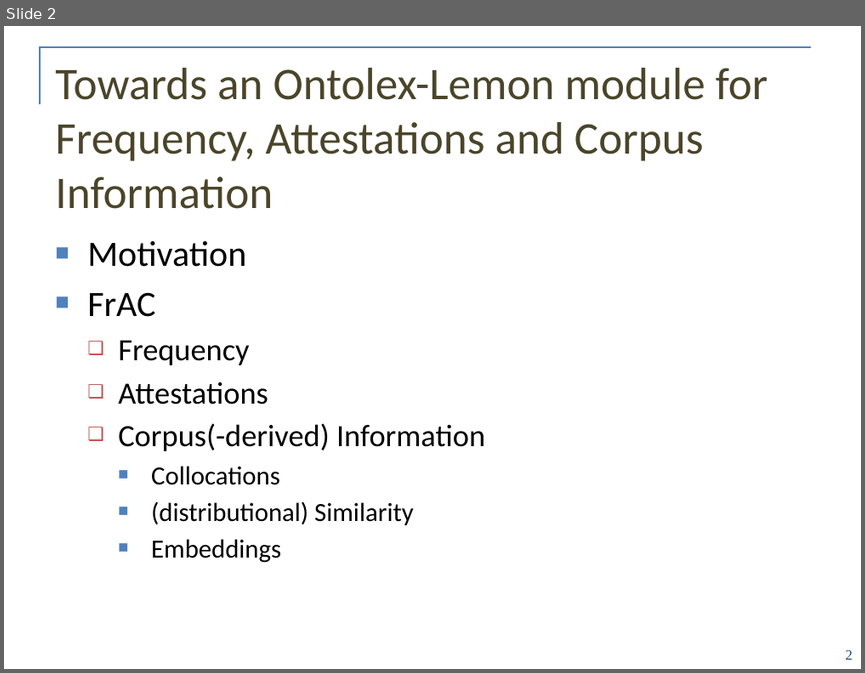
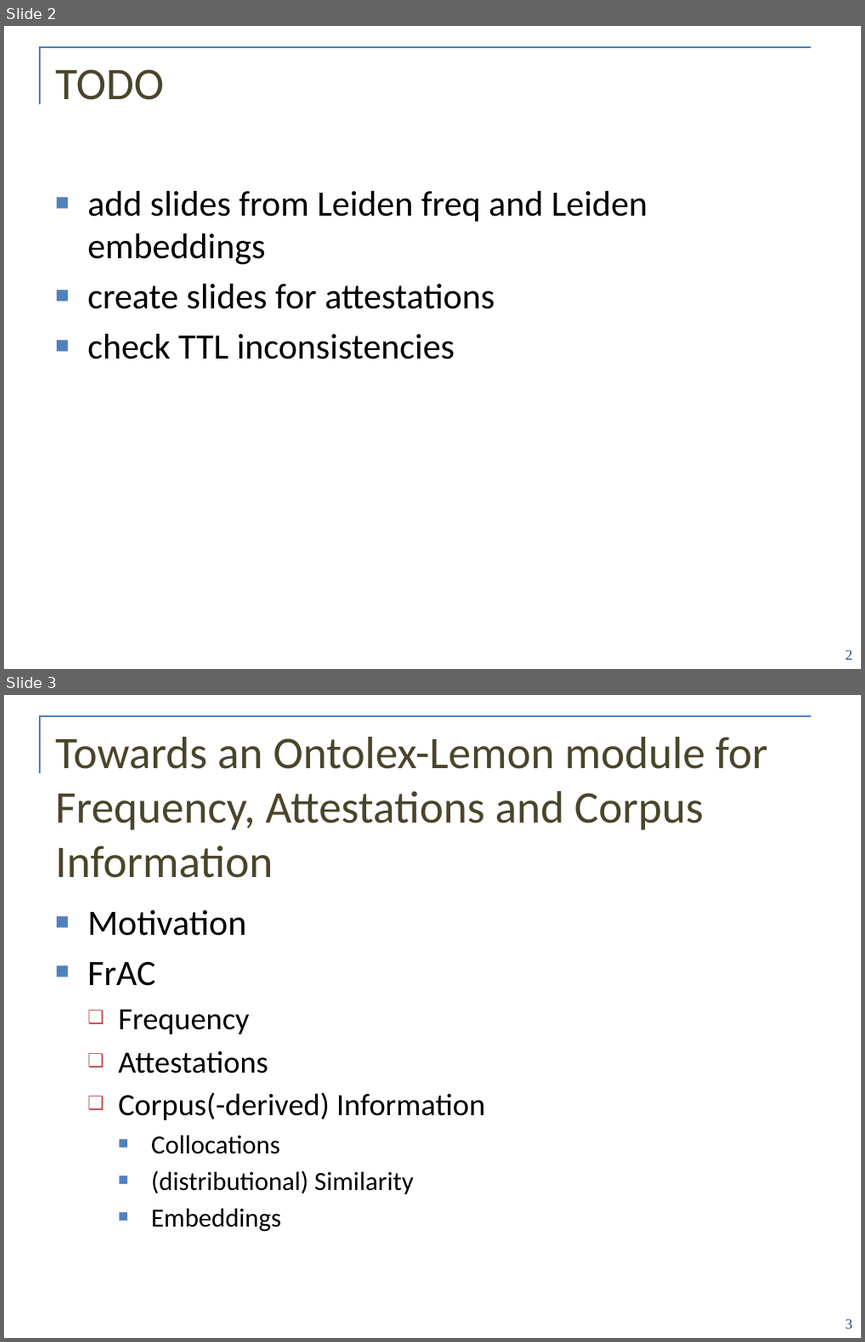
Before and after one commit to ontolex/frequency-attestation-corpus-information, a slide deck: doc/ontolex-f2f-leipzig-may2019.pptx. Shown one above the other, each under a label of ours: slide 2 before the commit, slides 2 and 3 after it. The pictures are 865x673 and 865x1342 pixels, drawn with LibreOffice and Linux fonts; fonts in the diff are those of the drawing; background and template pictures are left out. Boxes give left, top, right and bottom in pixels: in the first picture for what was removed or moved away, otherwise in the second. Text is boxed around its words. In the diff, an @@ line names an element or a change of style, - is before the commit and + after.

```diff
--- a/doc/ontolex-f2f-leipzig-may2019.pptx
+++ b/doc/ontolex-f2f-leipzig-may2019.pptx
@@ slide 2 added at bbox=[4, 26, 861, 669], background #FFFFFF; not listed: 2 template elements that a slide beside it also shows @@
@@ title added at bbox=[55, 69, 164, 100], 38 pt, text #4A452A @@
+TODO
@@ text added at bbox=[87, 191, 647, 359], 30 pt, text #000000 @@
+■ add slides from Leiden freq and Leiden embeddings
+■ create slides for attestations
+■ check TTL inconsistencies
@@ page number added at bbox=[846, 650, 852, 659], 12 pt, text #1F497D @@
+2
@@ what was slide 2 is now slide 3 @@
@@ page number at bbox=[846, 1319, 852, 1328]: text changed @@
-2
+3
```
Also in this commit, not shown: 1 slide changed.
